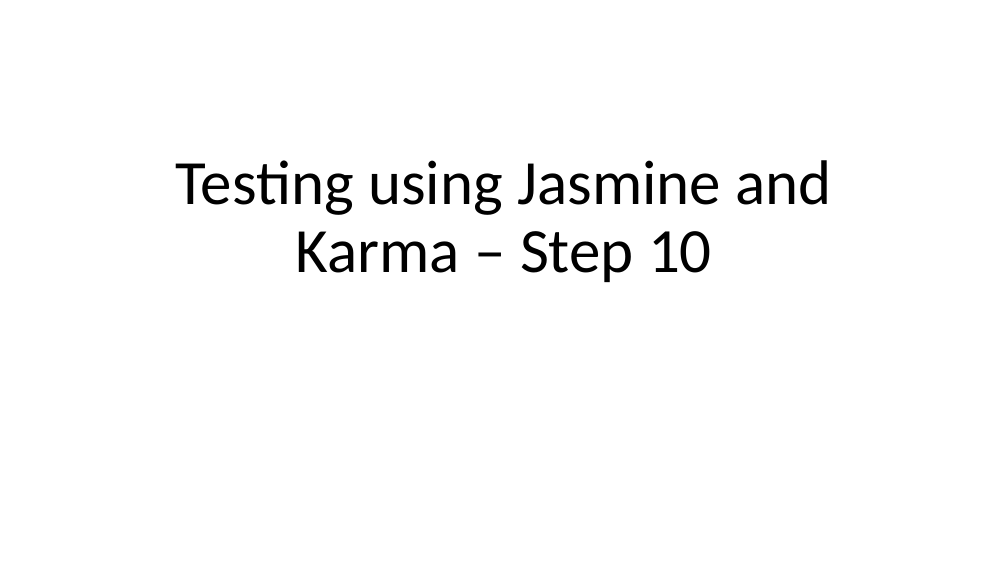
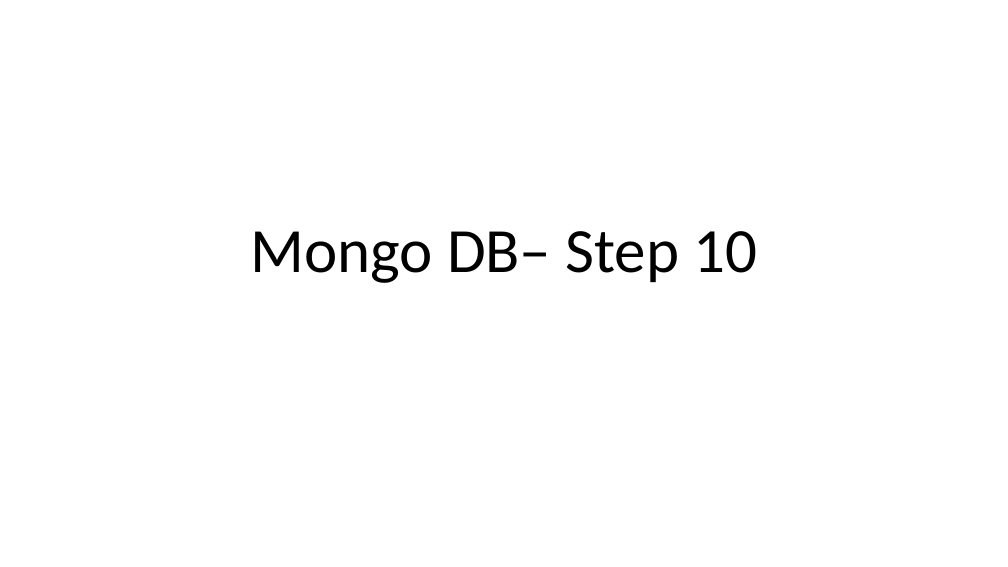
Before and after one commit to Kaleakash/mean_stack_running_capstone, a slide deck: slide 1 of Phase 3/Step 12 - Mongo DB Database.pptx. Drawn at 1008x567 pixels with LibreOffice and Linux fonts; fonts in the diff are those of the drawing. Boxes give left, top, right and bottom in pixels: in the first picture for what was removed or moved away, otherwise in the second. Text is boxed around its words. In the diff, an @@ line names an element or a change of style, - is before the commit and + after.

```diff
--- a/Phase 3/Step 12 - Mongo DB Database.pptx
+++ b/Phase 3/Step 12 - Mongo DB Database.pptx
@@ title at <box>250,231,758,283</box>: text changed @@
-Testing using Jasmine and Karma – Step 10
+Mongo DB– Step 10
```
Also in this commit, not shown: 1 other slide changed, 8 slides added, 23 slides removed, 3 other files.
